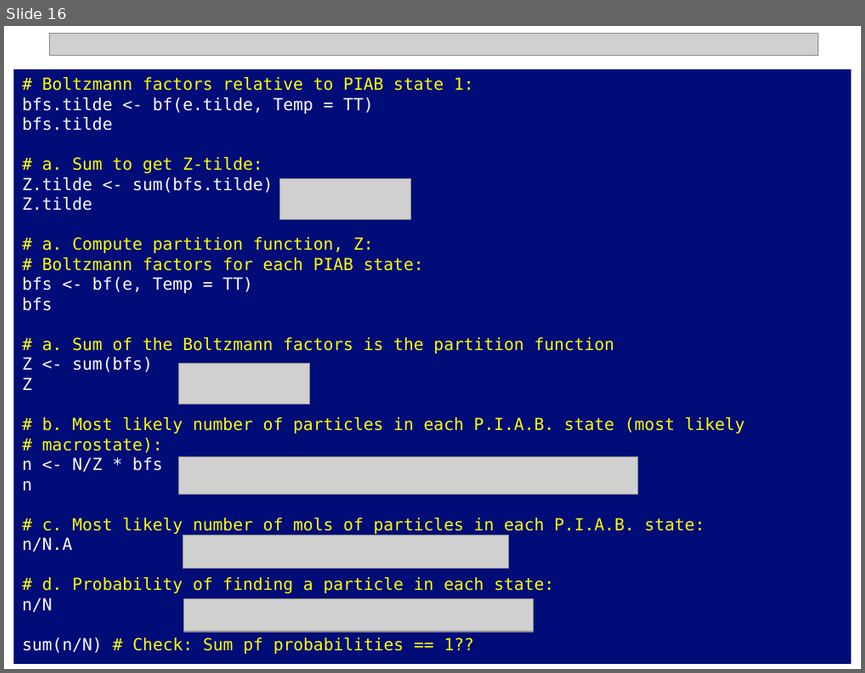
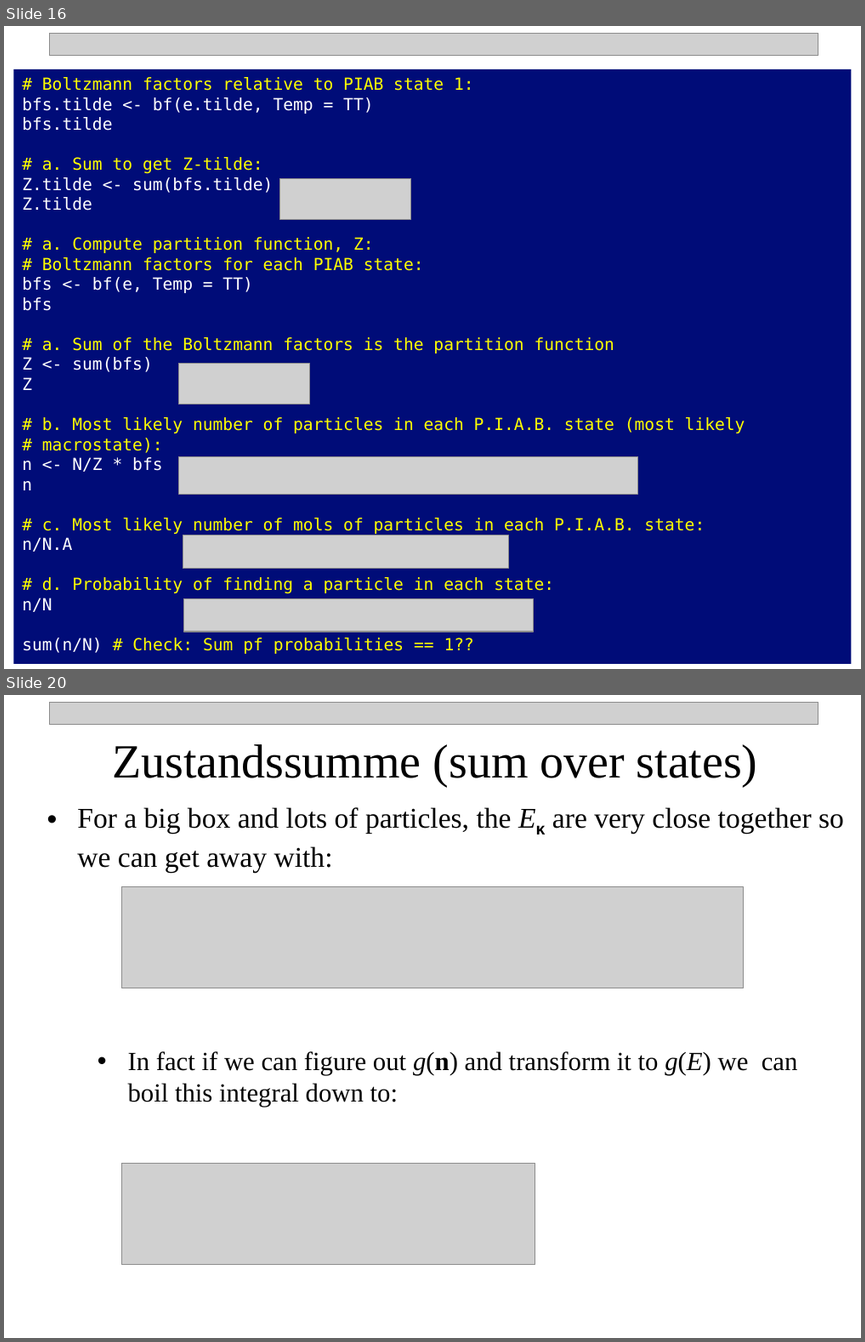
Before and after one commit to npetraco/CHE302, a slide deck: Notes/6_boltzmann.pptx. Shown one above the other, each under a label of ours: slide 16 before the commit, slides 16 and 20 after it; the slides between them are not shown. The pictures are 865x673 and 865x1342 pixels, drawn with LibreOffice and Linux fonts; fonts in the diff are those of the drawing; grey boxes stand for pictures. Boxes give left, top, right and bottom in pixels: in the first picture for what was removed or moved away, otherwise in the second. Text is boxed around its words. In the diff, an @@ line names an element or a change of style, - is before the commit and + after.

```diff
--- a/Notes/6_boltzmann.pptx
+++ b/Notes/6_boltzmann.pptx
@@ slide 20 added at box(4, 695, 861, 1338), background #FFFFFF @@
@@ picture added at box(49, 702, 818, 724) @@
@@ text added at box(112, 744, 758, 786), 40 pt, text #000000 @@
+Zustandssumme (sum over states)
@@ text added at box(77, 807, 844, 872), 24 pt, text #000000 @@
+• For a big box and lots of particles, the Eκ are very close together so we can get away with:
@@ picture added at box(122, 887, 744, 988) @@
@@ text added at box(128, 1051, 798, 1106), 22 pt, text #000000 @@
+• In fact if we can figure out g(n) and transform it to g(E) we can boil this integral down to:
@@ picture added at box(122, 1163, 535, 1264) @@
```
Also in this commit, not shown: 7 slides changed, 13 other slides added.
